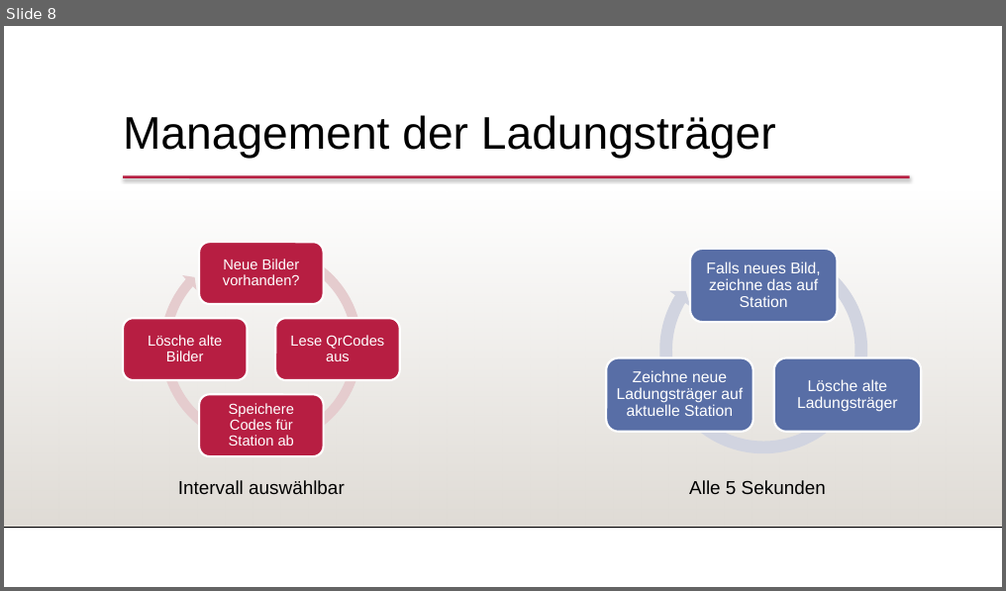
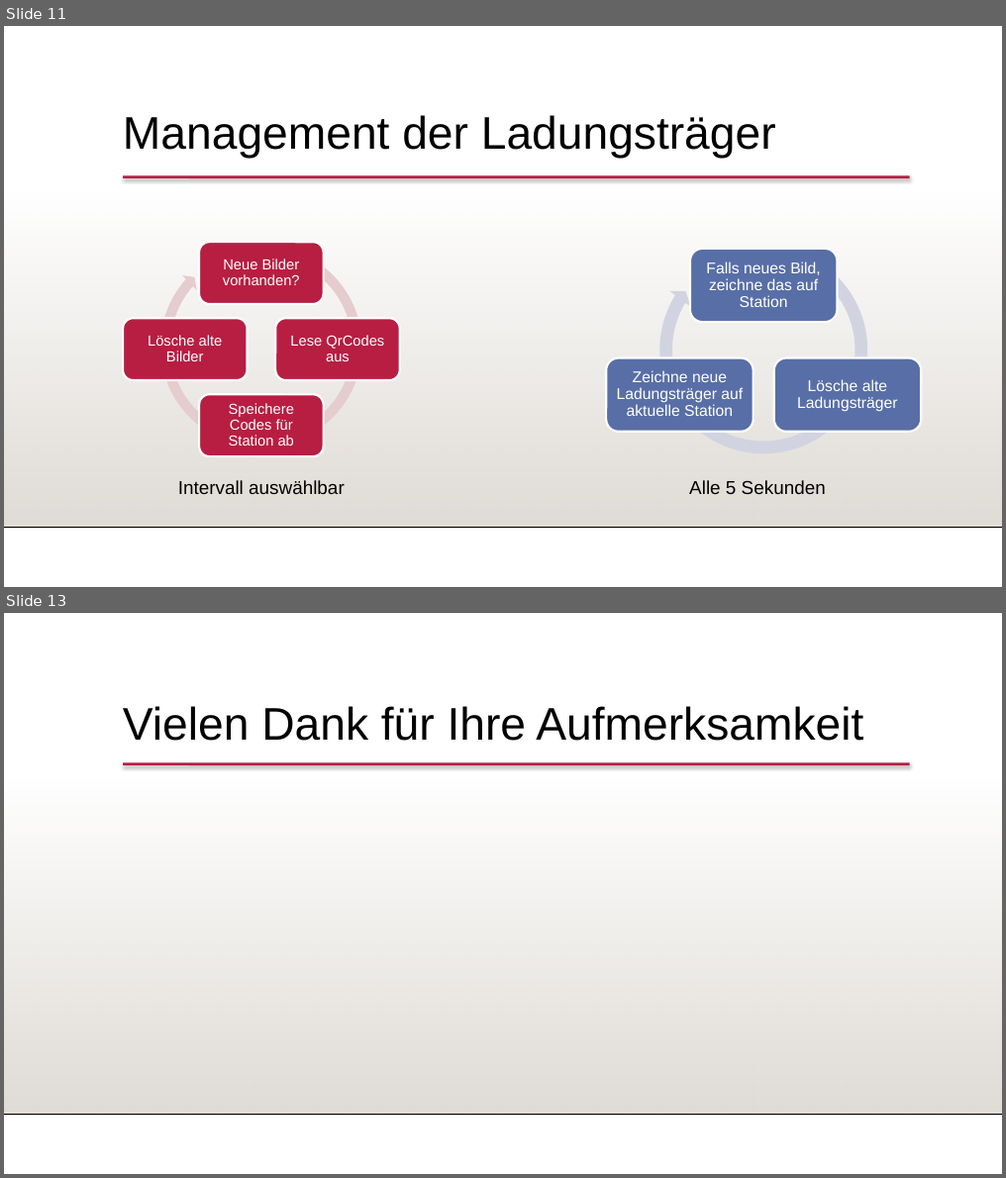
Before and after one commit to FeFi7/CarrierTracking, a slide deck: Präsentation/Teil2_Präsentation20_01_2021.pptx. Shown one above the other, each under a label of ours: slide 8 before the commit, slides 11 and 13 after it; the slides between them are not shown. The pictures are 1006x591 and 1006x1178 pixels, drawn with LibreOffice and Linux fonts; fonts in the diff are those of the drawing; background and template pictures are left out. Boxes give left, top, right and bottom in pixels: in the first picture for what was removed or moved away, otherwise in the second. Text is boxed around its words. In the diff, an @@ line names an element or a change of style, - is before the commit and + after.

```diff
--- a/Präsentation/Teil2_Präsentation20_01_2021.pptx
+++ b/Präsentation/Teil2_Präsentation20_01_2021.pptx
@@ slide 13 added at [4, 613, 1002, 1174], background #FFFFFF; not listed: 3 template elements that a slide beside it also shows @@
@@ text added at [123, 706, 863, 741], 44 pt, text #000000 @@
+Vielen Dank für Ihre Aufmerksamkeit
@@ what was slide 8 is now slide 11 @@
```
Also in this commit, not shown: 1 slide changed, 8 other slides added, 4 slides removed.
